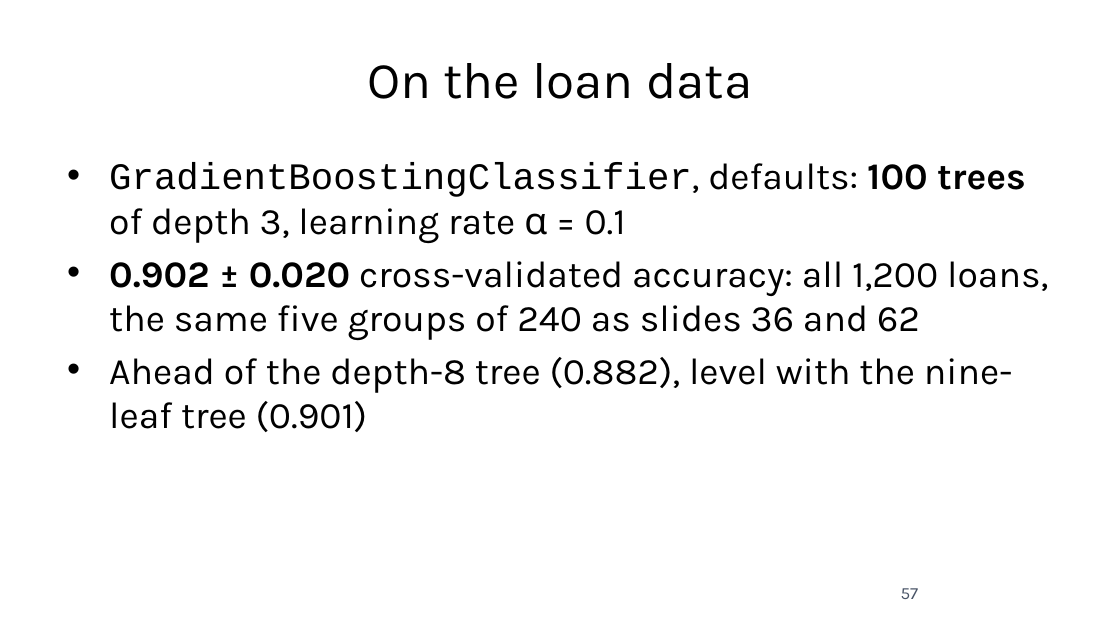
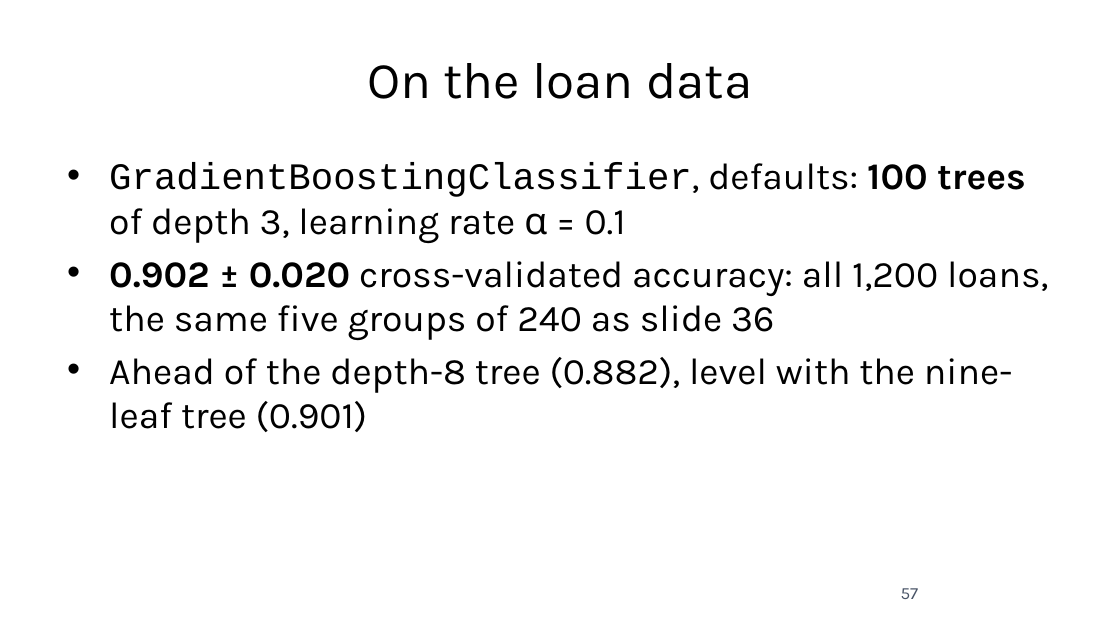
Before and after one commit to fabioantonini/technologies-for-artificial-intelligence, a slide deck: slide 57 of Lessons/07_trees_and_ensembles/Slides/trees_and_ensembles_slides.pptx. Drawn at 1120x630 pixels with LibreOffice and Linux fonts; fonts in the diff are those of the drawing; background and template pictures are left out. Boxes give left, top, right and bottom in pixels: in the first picture for what was removed or moved away, otherwise in the second. Text is boxed around its words. In the diff, an @@ line names an element or a change of style, - is before the commit and + after.

```diff
--- a/Lessons/07_trees_and_ensembles/Slides/trees_and_ensembles_slides.pptx
+++ b/Lessons/07_trees_and_ensembles/Slides/trees_and_ensembles_slides.pptx
@@ text at [109,261,1048,341]: text changed @@
-• 0.902 ± 0.020 cross-validated accuracy: all 1,200 loans, the same five groups of 240 as slides 36 and 62
+• 0.902 ± 0.020 cross-validated accuracy: all 1,200 loans, the same five groups of 240 as slide 36
```
Also in this commit, not shown: 11 other slides changed, 22 other files.
